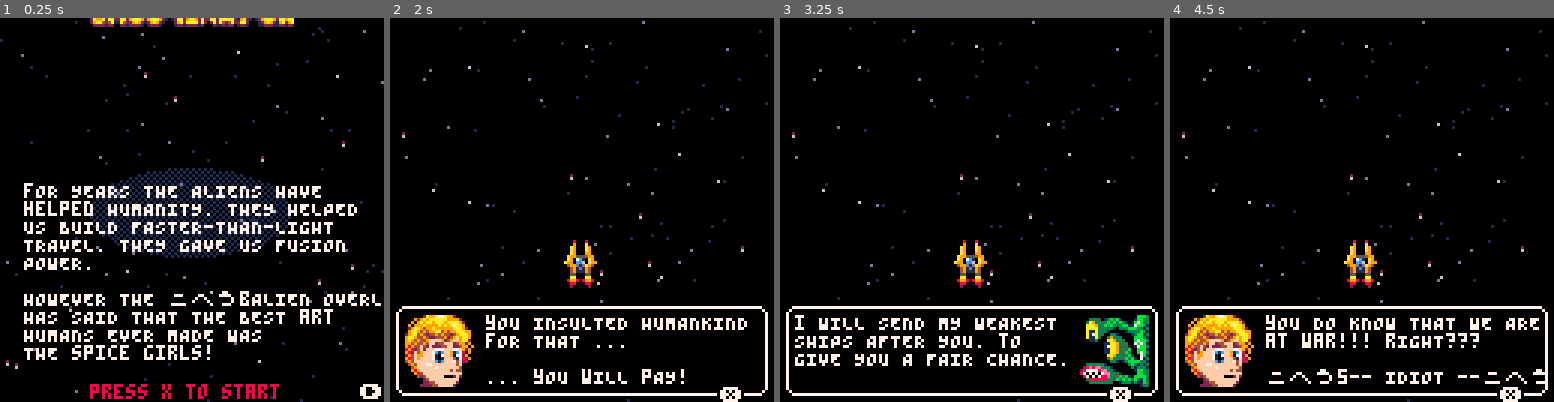
Above: before the commit, frames 1-4 (left to right).
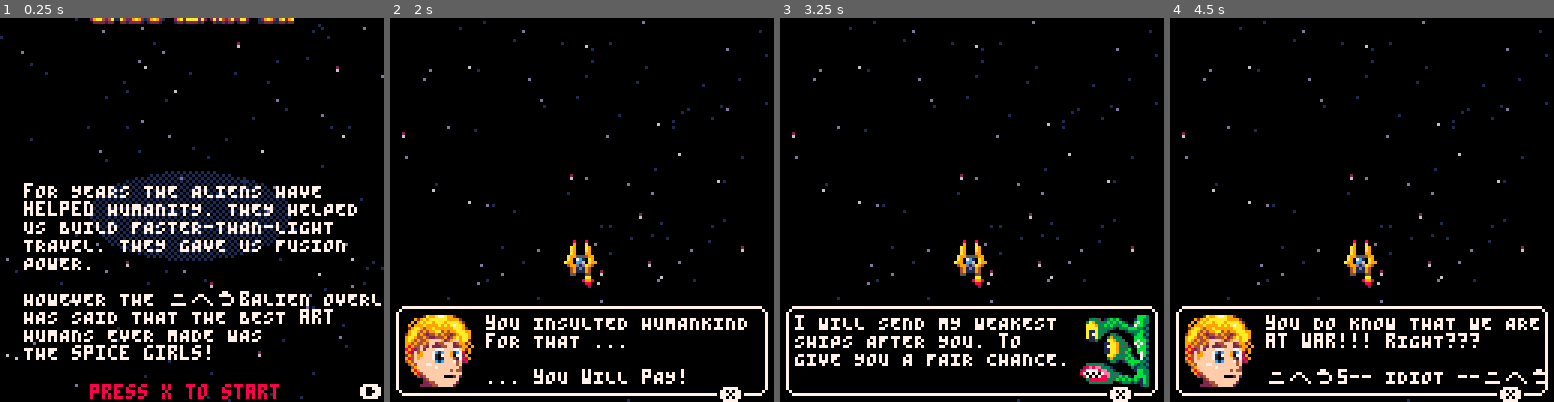
Above: after the commit, the same moments.

Repository: Athas1980/shootinator
Game: PICO-8 cartridge shootinator.p8
The game is run twice, just before and just after one commit, with the same random seed, the same clock (stepped at 60 frames per second) and the same inputs.
Inputs:
- Up to frame 1 (0.25 s): no input
- Up to frame 2 (2 s): tap X (X key) at 0.33, 1.07, 1.85 s; tap O (Z key) at 0.7, 1.7 s; hold Right from 1.6 s (still down)
- Up to frame 3 (3.25 s): release Right at 2.1 s; tap O (Z key) at 2.1, 2.5, 2.9 s; hold Up 2.15-2.42 s; hold Right 2.47-3.03 s; tap X (X key) at 2.97 s; hold Left from 3.08 s (still down)
- Up to frame 4 (4.5 s): tap O (Z key) at 3.3, 3.7, 4.1 s; release Left at 3.58 s; hold Down 3.63-3.97 s; hold Right from 4.02 s (still down); tap X (X key) at 4.08 s

The runs differ from the first frame. In frame 1, 2.6% of the frame differs, in the area x 0-100%, y 0-100%; in frame 2, less than 0.1%; in frame 3, less than 0.1%; in frame 4, less than 0.1%.

Commit message:
End of level transition and hiscore

Diff:
--- a/levels.lua
+++ b/levels.lua
@@ -191,11 +191,11 @@
 
 ]]
 
-level = [[
-
-01,a,80,88
-
-]]
+-- level = [[
+
+-- 01,a,80,88
+
+-- ]]
 
 --In the end this should just be
 --a sequence of bytes
--- a/shootinator.p8
+++ b/shootinator.p8
@@ -1,5 +1,5 @@
 pico-8 cartridge // http://www.pico-8.com
-version 38
+version 39
 __lua__
 --shootinator
 --wes & bob
@@ -21,6 +21,8 @@
 -- thanks to pancelor for the spline suggestion.
 
 function _init()
+	cartdata("squidlight_shootinator_1")
+	hi=dget(0)
 	--poke(0x5f36,0x40)
 	show_collision=true
 	states={
@@ -173,6 +175,21 @@
 	add(mobs,shield)
 	stars = create_stars()
 	score_mult=1
+
+	score_cols=split("12,12,6,6,13")
+
+		for i=1, 100 do
+		local addition=flr(rnd(1000))
+		printh(addition)
+		add_score(addition)
+	end
+	oldsc = score
+
+	add_score(1000)
+	hi=score
+	score=oldsc
+
+
 end
 
 function init_level_intro(n)
@@ -318,6 +335,10 @@
 	if not distance_blocked then
 		d+=1
 	end
+	printh("sc:"..score.. "hi:"..hi.." "..tostr(score>hi))
+	if score>hi and f%7==1 then
+		add(score_cols, deli(score_cols),1)
+	end
 	invun=max(0,invun-1)
 	spread=max(0,spread-1)
 	rapid=max(0,rapid-1)
@@ -445,11 +466,15 @@
 		end
 
 	end
-	local sc=tostr(score,0x2)
+	local sc="sc: "..tostr(score,0x2)
 	clip(0,0,0,0)
 
 	local w=print(sc,0,0)
-	stripe(sc,63-w/2,0,split("7,12,12,6,13"))
+	stripe(sc,100-w,0,score_cols)
+ clip(0,0,0,0)
+	local hi_formatted="hi: "..tostr(hi,0x2)
+	local w=print(hi_formatted,0,0)
+	stripe(hi_formatted,100-w,6,split("13,13,5,1,1"))
 
 	clip()
 	darkened_spr(str_shield,58,113,0) -- print(2,121,0,7)
@@ -675,6 +700,7 @@
 		clip(x,y+i-1,w,1)
 		print(txt,x,y,cols[i])
 	end
+	clip()
 end
 --Add to score
 function add_score(num)
@@ -1035,10 +1061,10 @@
 #include textbox.lua
 
 function init_win()
-f=-1
-over_f=0
-state=states.win
-memcpy(0x8000, 0x6000, 0x2000)
+	f=-1
+	over_f=0
+	state=states.win
+	memcpy(0x8000, 0x6000, 0x2000)
 end
 
 
@@ -1049,13 +1075,16 @@
 	memcpy(0x6000,0x8000,0x2000)
 	palt(0,false)
 	for i=1,500 do
-		pset(rnd(128),rnd(128), 0)
+		local x,y=rnd(128),rnd(128)
+		local c=mpget(x,y)
+		--printh("x:"..x.." y:"..y.." c:"..c)
+		pset(x,y, c)
 	end
 	memcpy(0x8000, 0x6000, 0x2000)
 	local accuracy = tostr(flr((hits/shots)*1000)/10)
 
 
- local results = {
+	local results = {
 		"stage 1 finished",
 		"……………………",
 		"",
@@ -1071,11 +1100,20 @@
 
 	for i=1,#results do
 		-- print(results[i], max(128*i-over_f*8,24), 20+i*6, 7 )
-		stripe(results[i], max(128*i-over_f*8,24), 20+i*6, split("7,7,6,13,5"))
-	end
-
-
-
+		local x,y=max(128*i-over_f*8,24), 20+i*6
+		for j=0,8 do
+			local ox=j%3-1
+			local oy=j\3-1
+			print(results[i],x+ox,y+oy,0)
+		end
+		stripe(results[i], x, y, split("7,7,6,13,5"))
+	end
+end
+
+function mpget(x,y)
+	local spr=mget(x\8,y\8)
+	local sx,sy=(spr % 16) * 8+x%8, (spr \ 16) * 8+y%8
+	return sget(sx,sy)
 end
 
 function init_over()
@@ -1361,84 +1399,95 @@
 
 
 __map__
-0000000000000000000000000000000000000000000000000000000000000000000000000000000000000000000000000000000000000000000000000000000000000000000000000000000000000000000000000000000000000000000000000000000000000000000000000000000000000000000000000000000000000000
-dedfdedfdedf0000000000000068690000000000000000000000000000000000000000000000000000000000000000000000000000000000000000000000000000000000000000000000000000000000000000000000000000000000000000000000000000000000000000000000000000000000000000000000000000000000
-eeefeeefe9eacd00636400000078790000000000000000000000000000000000000000000000000000000000000000000000000000000000000000000000000000000000000000000000000000000000000000000000000000000000000000000000000000000000000000000000000000000000000000000000000000000000
-fefffefff9fadd007374000000dedfdf00000000000000000000000000000000000000000000000000000000000000000000000000000000000000000000000000000000000000000000000000000000000000000000000000000000000000000000000000000000000000000000000000000000000000000000000000000000
-efebeceeefcb000000000000fdeeefeb00000000000000000000000000000000000000000000000000000000000000000000000000000000000000000000000000000000000000000000000000000000000000000000000000000000000000000000000000000000000000000000000000000000000000000000000000000000
-fffbfcfeffdd000000000000fdfefffb00000000000000000000000000000000000000000000000000000000000000000000000000000000000000000000000000000000000000000000000000000000000000000000000000000000000000000000000000000000000000000000000000000000000000000000000000000000
-cecfcececf000000000000000000cfce00000000000000000000000000000000000000000000000000000000000000000000000000000000000000000000000000000000000000000000000000000000000000000000000000000000000000000000000000000000000000000000000000000000000000000000000000000000
-…(74 lines of a section not shown)…
+e6e7f6f7eeefe7f7e7e6f7f7e7cecff700000000000000000000000000000000000000000000000000000000000000000000000000000000000000000000000000000000000000000000000000000000000000000000000000000000000000000000000000000000000000000000000000000000000000000000000000000000
+e7f6f7e6fefff6ecedf7f6e7e6dedfe700000000000000000000000000000000000000000000000000000000000000000000000000000000000000000000000000000000000000000000000000000000000000000000000000000000000000000000000000000000000000000000000000000000000000000000000000000000
+f7f6cccde7f7f7fcfde7f6eeeff7f7e600000000000000000000000000000000000000000000000000000000000000000000000000000000000000000000000000000000000000000000000000000000000000000000000000000000000000000000000000000000000000000000000000000000000000000000000000000000
+e6e7dcddf6e6e6f7f7e6e7feffe7e6e700000000000000000000000000000000000000000000000000000000000000000000000000000000000000000000000000000000000000000000000000000000000000000000000000000000000000000000000000000000000000000000000000000000000000000000000000000000
+e7e6f6f7eeefe7e6e7f7e6e7f7f7e6ce00000000000000000000000000000000000000000000000000000000000000000000000000000000000000000000000000000000000000000000000000000000000000000000000000000000000000000000000000000000000000000000000000000000000000000000000000000000
+f7ecedf6fefff7e7e6cef7e7f7eff6e700000000000000000000000000000000000000000000000000000000000000000000000000000000000000000000000000000000000000000000000000000000000000000000000000000000000000000000000000000000000000000000000000000000000000000000000000000000
+e7fcfde7f7e7f6f6f7f6f6e7e6cecfe600000000000000000000000000000000000000000000000000000000000000000000000000000000000000000000000000000000000000000000000000000000000000000000000000000000000000000000000000000000000000000000000000000000000000000000000000000000
+e7f7f6ecedf7e6f7e6e7e6eee7dedff7ee000000000000000000000000000000000000000000000000000000000000000000000000000000000000000000000000000000000000000000000000000000000000000000000000000000000000000000000000000000000000000000000000000000000000000000000000000000
+e6e7f7fcfdf6e7e6e7e6e7f7f7e7f7e600000000000000000000000000000000000000000000000000000000000000000000000000000000000000000000000000000000000000000000000000000000000000000000000000000000000000000000000000000000000000000000000000000000000000000000000000000000
+e6f7e7f6cccde6e7eeefe6e7e7efcee700000000000000000000000000000000000000000000000000000000000000000000000000000000000000000000000000000000000000000000000000000000000000000000000000000000000000000000000000000000000000000000000000000000000000000000000000000000
+e6e7cecfdcdde7e7feffe7f7e6e6e6e700000000000000000000000000000000000000000000000000000000000000000000000000000000000000000000000000000000000000000000000000000000000000000000000000000000000000000000000000000000000000000000000000000000000000000000000000000000
+e6f7dedff7f7f7e7f7e6cccde7e6e6e600000000000000000000000000000000000000000000000000000000000000000000000000000000000000000000000000000000000000000000000000000000000000000000000000000000000000000000000000000000000000000000000000000000000000000000000000000000
+f7e6f7e7e6f7eff7e6f7dcddf7f6f7f700000000000000000000000000000000000000000000000000000000000000000000000000000000000000000000000000000000000000000000000000000000000000000000000000000000000000000000000000000000000000000000000000000000000000000000000000000000
+e7f7e7f7eee7e6e7e7e7e7e7f7ecede700000000000000000000000000000000000000000000000000000000000000000000000000000000000000000000000000000000000000000000000000000000000000000000000000000000000000000000000000000000000000000000000000000000000000000000000000000000
+e7e6f7e7e7e7e6e7cecfe6e7f6fcfde600000000000000000000000000000000000000000000000000000000000000000000000000000000000000000000000000000000000000000000000000000000000000000000000000000000000000000000000000000000000000000000000000000000000000000000000000000000
+e6e7f7eff7f7f6f7dedff7eef7e6e6e700000000000000000000000000000000000000000000000000000000000000000000000000000000000000000000000000000000000000000000000000000000000000000000000000000000000000000000000000000000000000000000000000000000000000000000000000000000
+e6f7e6f7e600e7e6e7e6e6f700e700e700000000000000000000000000000000000000000000000000000000000000000000000000000000000000000000000000000000000000000000000000000000000000000000000000000000000000000000000000000000000000000000000000000000000000000000000000000000
+00000000f6f700e70000f700e60000e600000000000000000000000000000000000000000000000000000000000000000000000000000000000000000000000000000000000000000000000000000000000000000000000000000000000000000000000000000000000000000000000000000000000000000000000000000000
+…(74 lines of a section not shown)…
Not shown, changed: 32 lines of the sprite sheet (__gfx__) section of shootinator.p8
Not shown, changed: the thumbnail (__label__) section of shootinator.p8
